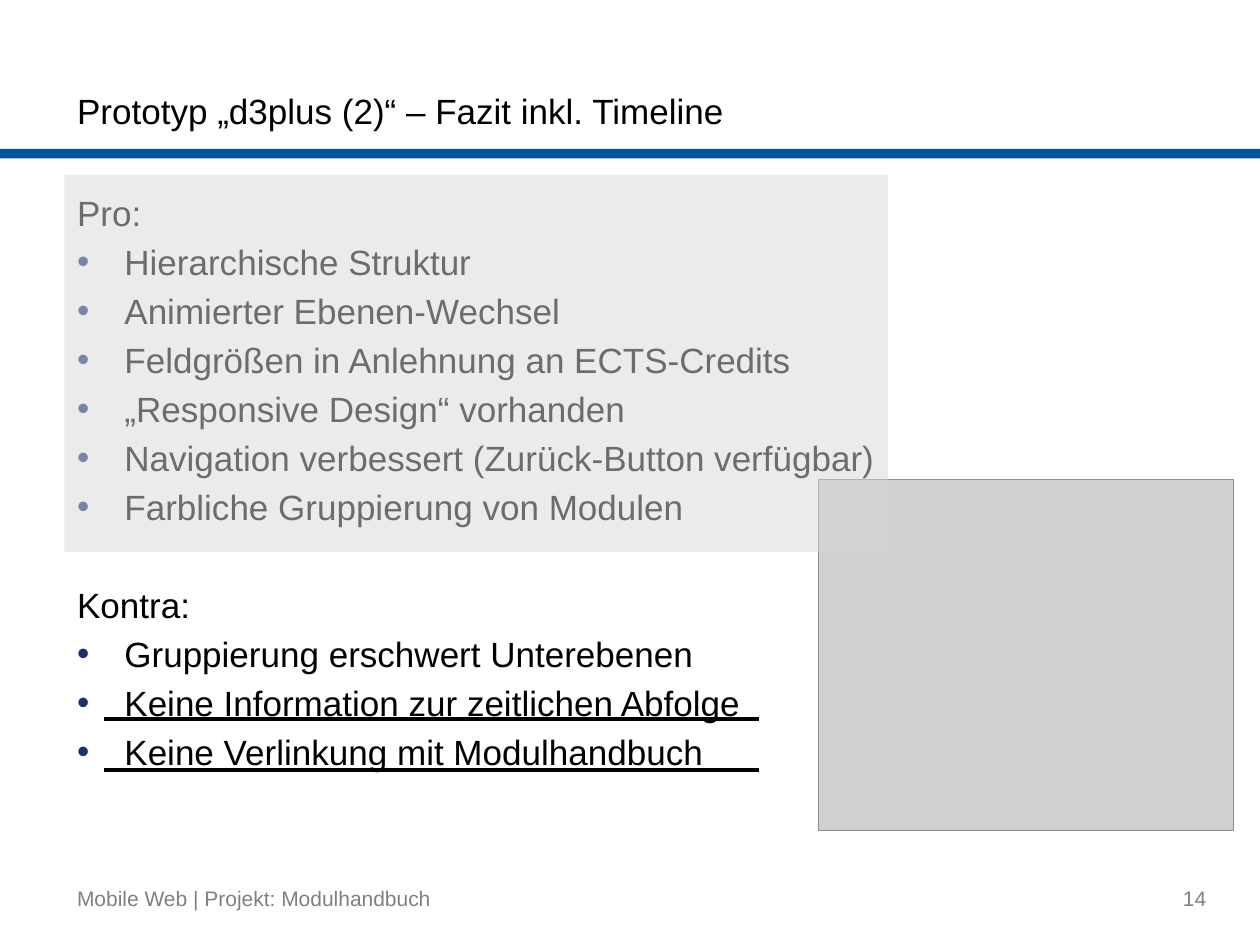
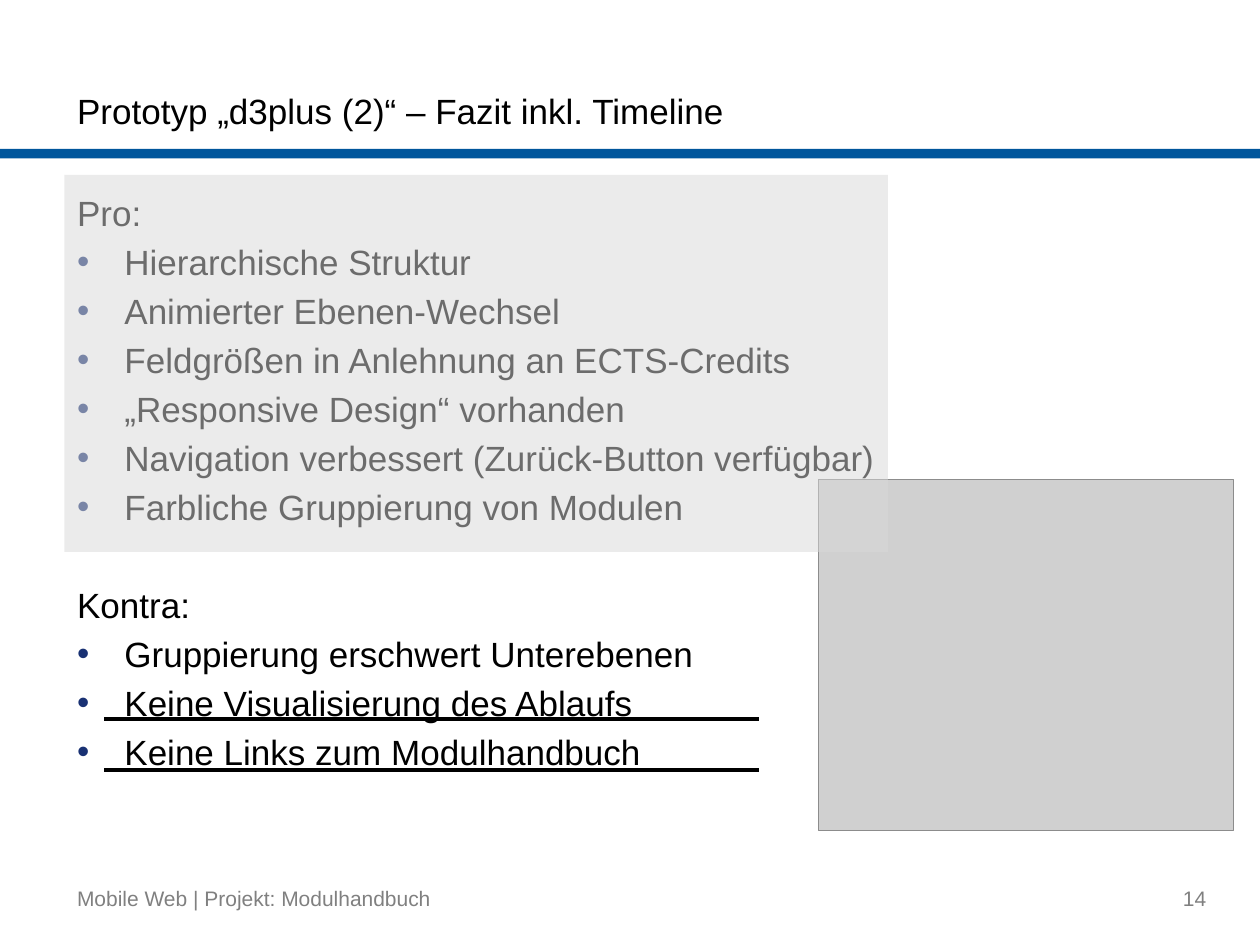
Before and after one commit to buk/mobile-web-modulhandbuch, a slide deck: slide 14 of presentation/2015-07-09_Mobile-Web_Gruppe-Modulhandbuch.pptx. Drawn at 1260x945 pixels with LibreOffice and Linux fonts; fonts in the diff are those of the drawing; grey boxes stand for pictures; background and template pictures are left out. Boxes give left, top, right and bottom in pixels: in the first picture for what was removed or moved away, otherwise in the second. Text is boxed around its words. In the diff, an @@ line names an element or a change of style, - is before the commit and + after.

```diff
--- a/presentation/2015-07-09_Mobile-Web_Gruppe-Modulhandbuch.pptx
+++ b/presentation/2015-07-09_Mobile-Web_Gruppe-Modulhandbuch.pptx
@@ text at (124,690,640,772): text changed @@
-• Keine Information zur zeitlichen Abfolge
-• Keine Verlinkung mit Modulhandbuch
+• Keine Visualisierung des Ablaufs
+• Keine Links zum Modulhandbuch
```
Also in this commit, not shown: 5 other slides changed.
